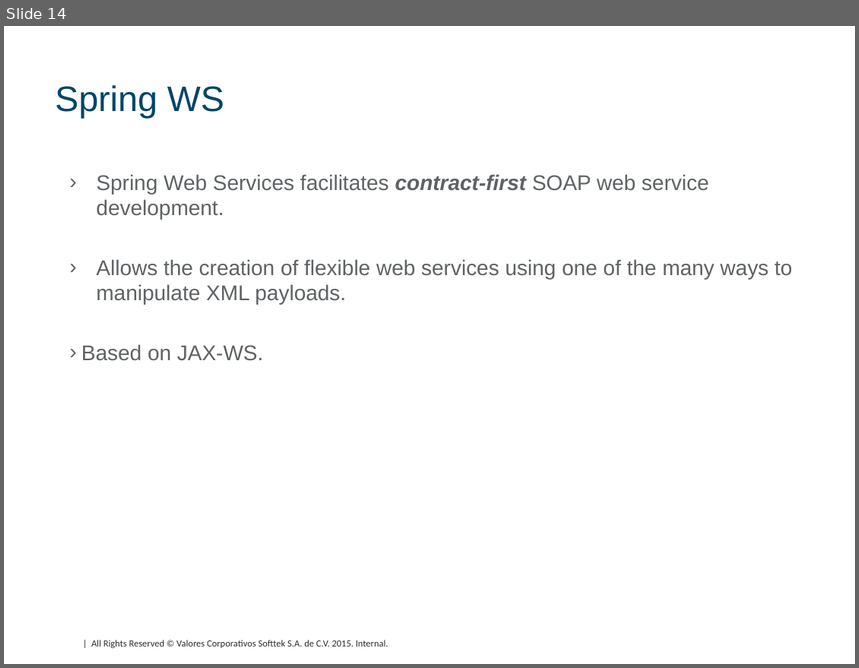
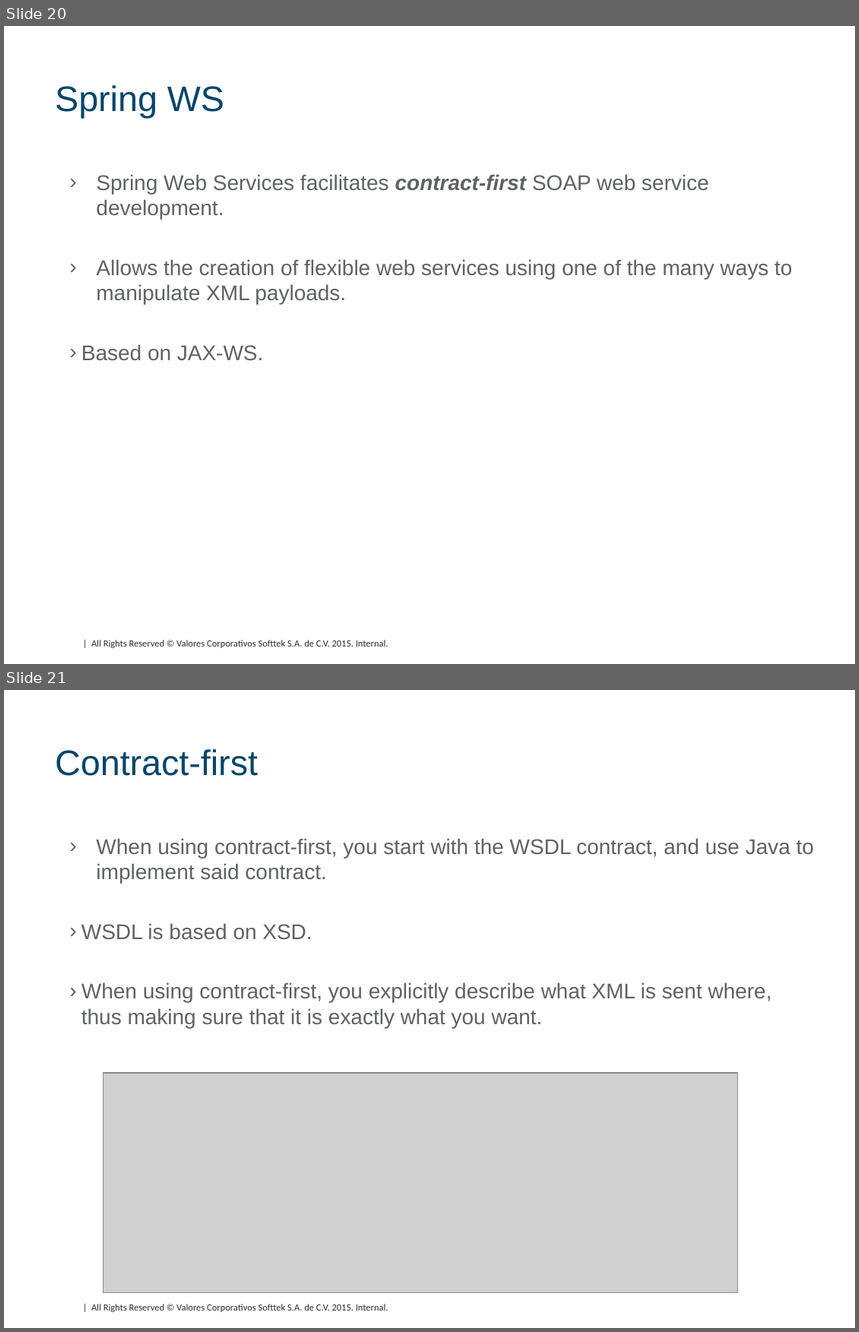
Before and after one commit to DavidHertz/WebServices, a slide deck: SOAP/doc/SOAP.pptx. Shown one above the other, each under a label of ours: slide 14 before the commit, slides 20 and 21 after it. The pictures are 859x668 and 859x1332 pixels, drawn with LibreOffice and Linux fonts; fonts in the diff are those of the drawing; grey boxes stand for pictures; background and template pictures are left out. Boxes give left, top, right and bottom in pixels: in the first picture for what was removed or moved away, otherwise in the second. Text is boxed around its words. In the diff, an @@ line names an element or a change of style, - is before the commit and + after.

Commit message:
[JAVA] Complete code

```diff
--- a/SOAP/doc/SOAP.pptx
+++ b/SOAP/doc/SOAP.pptx
@@ slide 21 added at box(4, 690, 855, 1328), background #FFFFFF; not listed: 1 template element that a slide beside it also shows @@
@@ title added at box(55, 749, 258, 776), 30 pt, text #004569 @@
+Contract-first
@@ text added at box(82, 838, 814, 1028), 18 pt, text #5E6264 @@
+› When using contract-first, you start with the WSDL contract, and use Java to implement said contract.
+› WSDL is based on XSD.
+› When using contract-first, you explicitly describe what XML is sent where, thus making sure that it is exactly what you want.
@@ picture added at box(104, 1073, 739, 1293) @@
@@ what was slide 14 is now slide 20 @@
```
Also in this commit, not shown: 4 slides changed, 8 other slides added, 12 slides removed, 16 other files.
